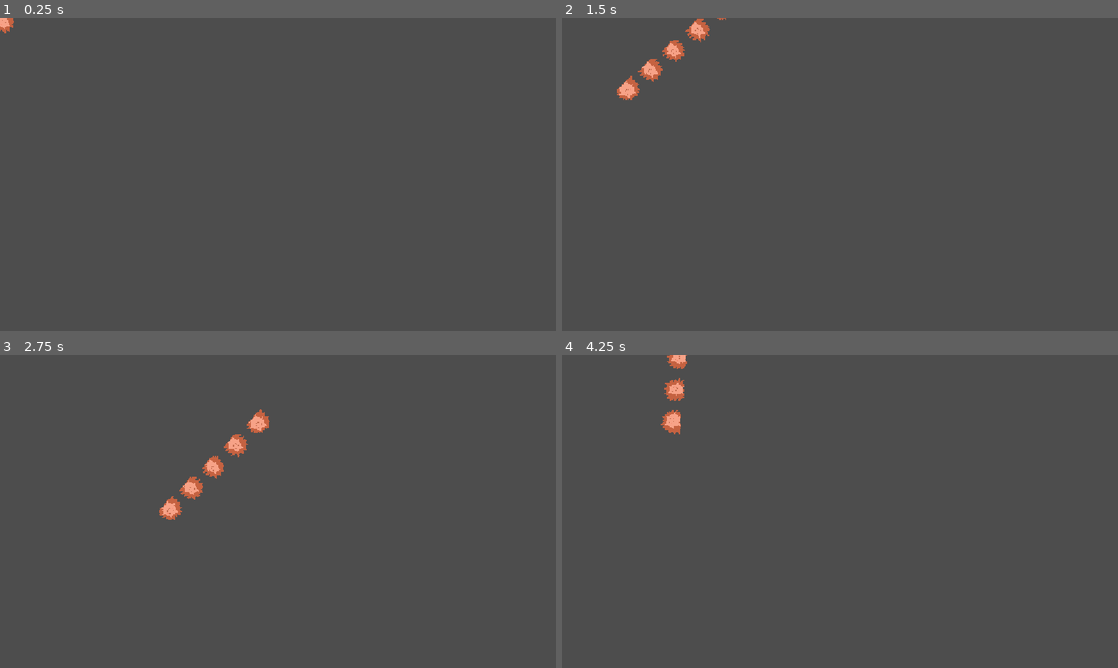
Above: before the commit, frames 1-4 (two rows, left to right).
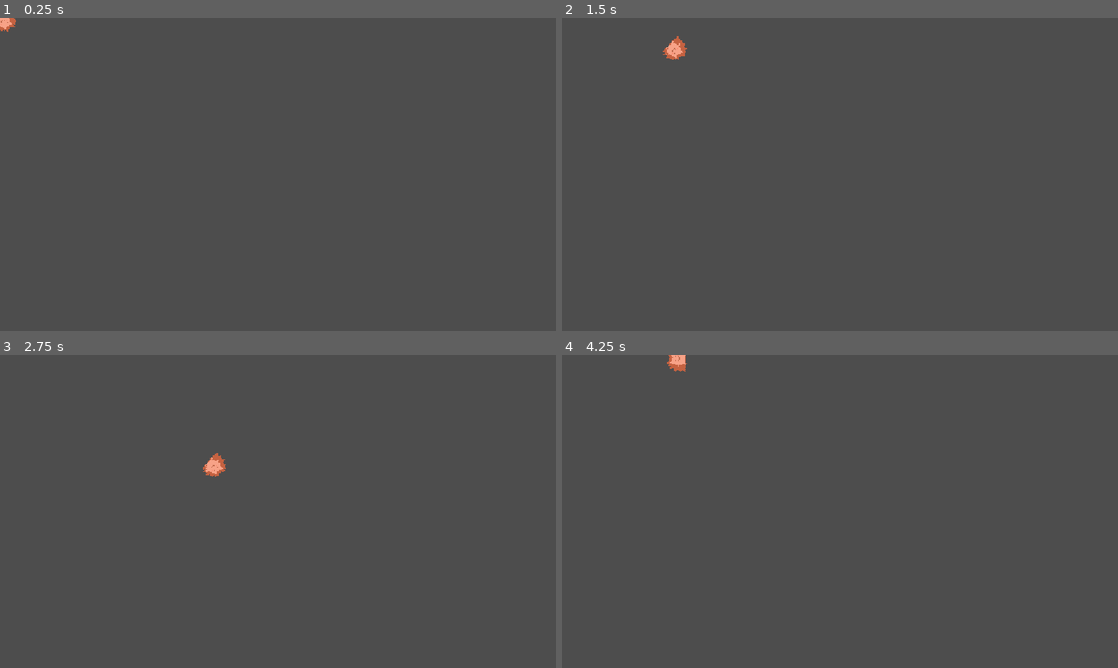
Above: after the commit, the same moments.

Repository: shreeyuvan2020/bouncydaven
Game: Godot game, scene res://node.tscn
Two runs of this game, one before a commit and one after it. Both use one fixed random seed, a clock stepped at 60 frames per second and the inputs below.
Inputs:
- Up to frame 1 (0.25 s): no input
- Up to frame 2 (1.5 s): tap Enter at 0.5 s; hold Right (ui_right) 0.53-1.28 s; hold Down (ui_down) from 1.28 s (still down)
- Up to frame 3 (2.75 s): release Down (ui_down) at 2.03 s; hold Right (ui_right) from 2.03 s (still down)
- Up to frame 4 (4.25 s): release Right (ui_right) at 2.78 s; hold Up (ui_up) 2.78-3.53 s; hold Left (ui_left) from 3.53 s (still down)

The runs differ from the first frame. In frame 1, less than 0.1% of the frame differs, in the area x 0-3%, y 0-5%; in frame 2, 0.7%; in frame 3, 0.8%, in the area x 28-49%, y 17-53%; in frame 4, 0.5%.

Commit message:
asdfhjkjhk

Diff:
--- /dev/null
+++ b/boing.gd
@@ -0,0 +1 @@
+extends TileMapLayer
--- a/node.tscn
+++ b/node.tscn
@@ -1,16 +1,16 @@
-[gd_scene format=3 uid="uid://c0d5ph6mx8xm3"]
+[gd_scene format=4 uid="uid://c0d5ph6mx8xm3"]
 
 [ext_resource type="Script" uid="uid://c0f568q56gbvr" path="res://daven_movement.gd" id="1_l6pdb"]
-[ext_resource type="Texture2D" uid="uid://csujbnm0gmyym" path="res://daven.png" id="2_r657h"]
+[ext_resource type="Texture2D" uid="uid://yrv5ihda1tor" path="res://daven0.png" id="2_l6pdb"]
 [ext_resource type="Texture2D" uid="uid://bqy5cp64as7gl" path="res://davenmeow.png" id="3_f0urt"]
 [ext_resource type="Texture2D" uid="uid://bq21bkixh3xw6" path="res://daven1.png" id="4_jfkdj"]
 [ext_resource type="Texture2D" uid="uid://bo4erw3l6jbii" path="res://daven2.png" id="5_wt6go"]
 [ext_resource type="Texture2D" uid="uid://cfkbf1hdjvhwx" path="res://daven3.png" id="6_436f3"]
 [ext_resource type="Texture2D" uid="uid://bfqqdhli2ko5j" path="res://daven4.png" id="7_bcos8"]
-[ext_resource type="Texture2D" uid="uid://b4rk0ane18dkq" path="res://bouncy.png" id="8_cmsyx"]
+[ext_resource type="Texture2D" uid="uid://bumrp4eafo1ed" path="res://boing0.png" id="8_l6pdb"]
 
 [sub_resource type="RectangleShape2D" id="RectangleShape2D_6c6ky"]
-size = Vector2(50, 41.5)
+size = Vector2(50, 43.5)
 
 [sub_resource type="Animation" id="Animation_feppd"]
 length = 0.001
@@ -24,7 +24,7 @@
 "times": PackedFloat32Array(0),
 "transitions": PackedFloat32Array(1),
 "update": 1,
-"values": [ExtResource("2_r657h")]
+"values": [ExtResource("2_l6pdb")]
 }
 
 [sub_resource type="Animation" id="Animation_aeaoo"]
@@ -49,43 +49,17 @@
 &"daven_smush_horizontal": SubResource("Animation_aeaoo")
 }
 
-[sub_resource type="TileSetAtlasSource" id="TileSetAtlasSource_bnlop"]
-texture = ExtResource("8_cmsyx")
+[sub_resource type="TileSetAtlasSource" id="TileSetAtlasSource_r657h"]
+texture = ExtResource("8_l6pdb")
 texture_region_size = Vector2i(64, 64)
-0:0/animation_columns = 29
 0:0/0 = 0
 1:0/0 = 0
-2:0/0 = 0
-3:0/0 = 0
-4:0/0 = 0
-5:0/0 = 0
-6:0/0 = 0
-7:0/0 = 0
-8:0/0 = 0
-9:0/0 = 0
-10:0/0 = 0
-11:0/0 = 0
-12:0/0 = 0
-13:0/0 = 0
-14:0/0 = 0
-15:0/0 = 0
-16:0/0 = 0
-17:0/0 = 0
-18:0/0 = 0
-19:0/0 = 0
-20:0/0 = 0
-21:0/0 = 0
-22:0/0 = 0
-23:0/0 = 0
-24:0/0 = 0
-25:0/0 = 0
-26:0/0 = 0
-27:0/0 = 0
-28:0/0 = 0
+1:1/0 = 0
+0:1/0 = 0
 
 [sub_resource type="TileSet" id="TileSet_21vjd"]
 tile_size = Vector2i(64, 64)
-sources/4 = SubResource("TileSetAtlasSource_bnlop")
+sources/4 = SubResource("TileSetAtlasSource_r657h")
 
 [sub_resource type="Animation" id="Animation_oaeeq"]
 resource_name = "wall_bounce"
@@ -104,17 +78,20 @@
 script = ExtResource("1_l6pdb")
 
 [node name="Sprite2D" type="Sprite2D" parent="Node2D/CharacterBody2D" unique_id=1460881503]
-texture = ExtResource("2_r657h")
+texture = ExtResource("2_l6pdb")
 
 [node name="CollisionShape2D" type="CollisionShape2D" parent="Node2D/CharacterBody2D" unique_id=1079528961]
-position = Vector2(-4, -6)
+position = Vector2(-4, -5.75)
 shape = SubResource("RectangleShape2D_6c6ky")
 
 [node name="AnimationPlayer" type="AnimationPlayer" parent="Node2D/CharacterBody2D" unique_id=465946302]
 libraries/ = SubResource("AnimationLibrary_sps8e")
 
 [node name="TileMapLayer" type="TileMapLayer" parent="Node2D" unique_id=614246636]
+tile_map_data = PackedByteArray("AAD+////AQAAAAAAAAD+/wAAAQAAAAAAAAD5////BAAAAAAAAAD5/wAABAAAAAEAAAD6////BAABAAAAAAD6/wAABAABAAEAAAD5/wEABAAAAAEAAAD6/wEABAABAAEAAAA=")
 tile_set = SubResource("TileSet_21vjd")
 
 [node name="AnimationPlayer" type="AnimationPlayer" parent="Node2D/TileMapLayer" unique_id=862432590]
 libraries/ = SubResource("AnimationLibrary_ey15c")
+
+[node name="CollisionShape2D" type="CollisionShape2D" parent="Node2D/TileMapLayer" unique_id=1501635378]
--- a/project.godot
+++ b/project.godot
@@ -20,6 +20,10 @@
 window/stretch/mode="canvas_items"
 window/stretch/aspect="expand"
 
+[filesystem]
+
+import/blender/enabled=false
+
 [physics]
 
 3d/physics_engine="Jolt Physics"
Not shown, added: boing.gd.uid
Binary file added: boing0.png
Not shown, added: boing0.png.import
Binary file added: boing1.png
Not shown, added: boing1.png.import
Binary file added: boing10.png
Not shown, added: boing10.png.import
Binary file added: boing11.png
Not shown, added: boing11.png.import
Binary file added: boing12.png
Not shown, added: boing12.png.import
Binary file added: boing13.png
(and 57 more such lines)
